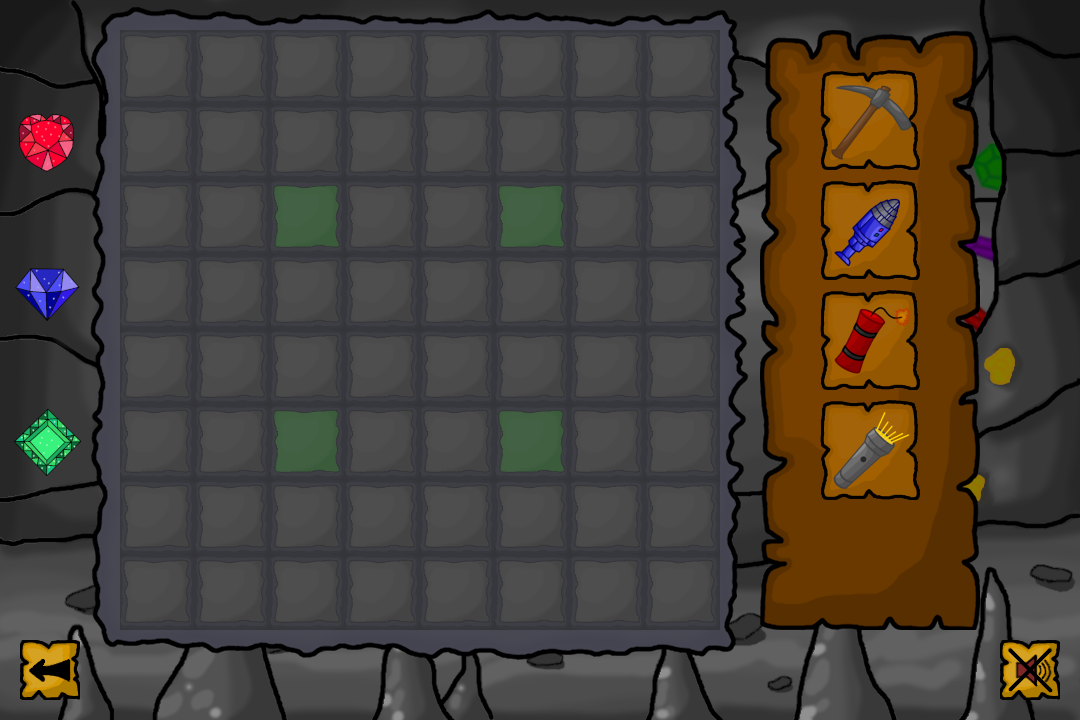
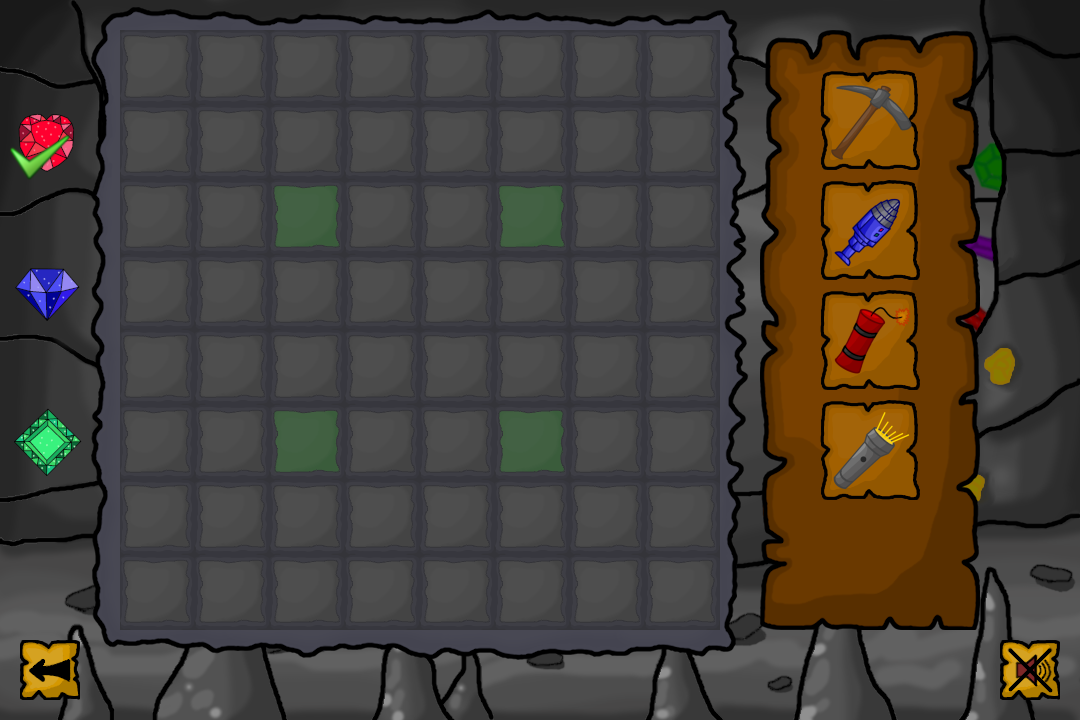
The second 1080 x 720 image is a revision of the first. Changes to its layers:
added layer "checkmark.png" above "emerald.png" over [10, 135, 70, 180]
